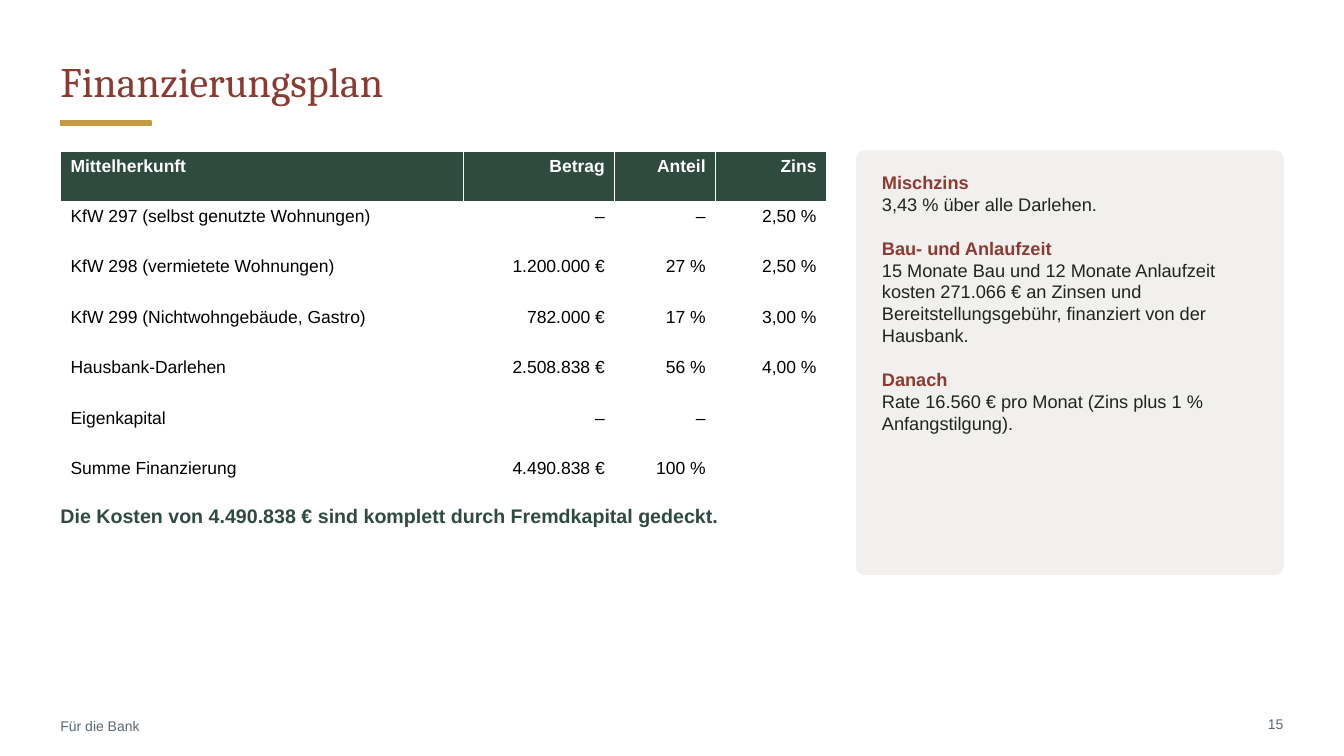
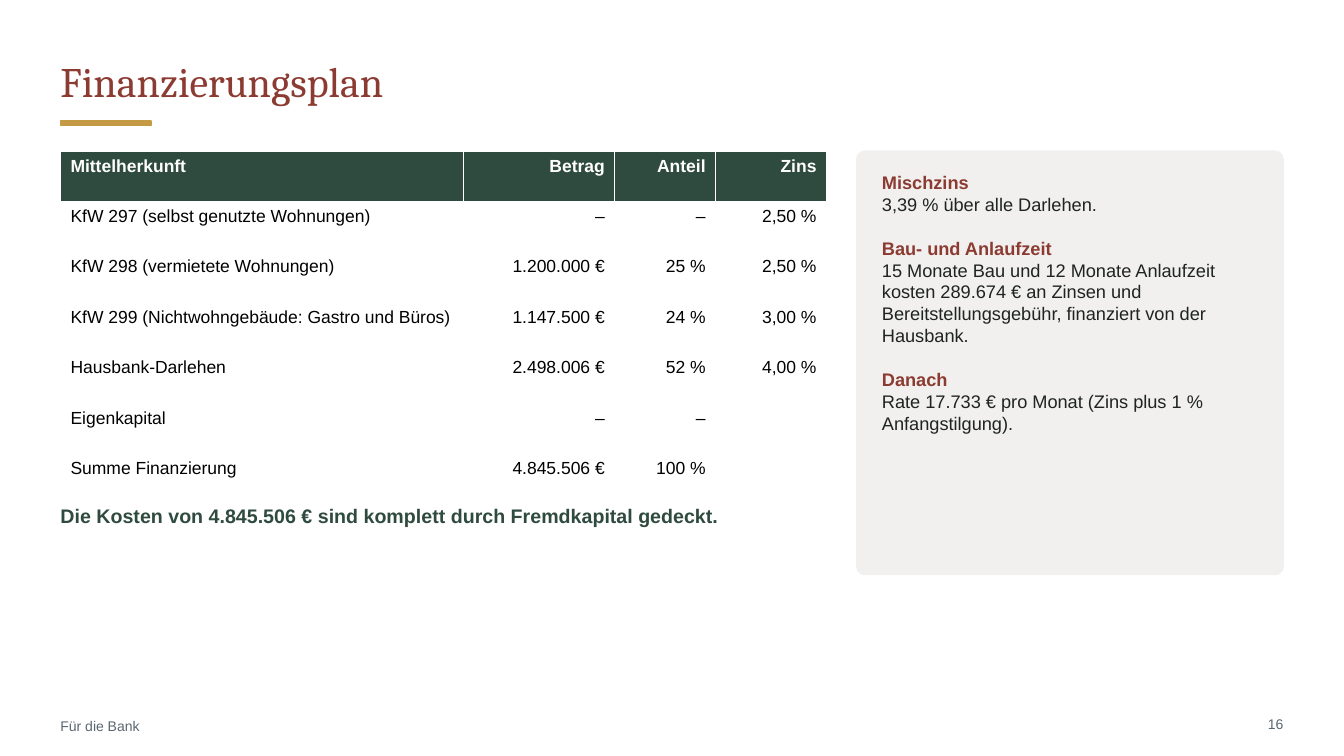
Before and after one commit to CartoonUsername/bau-projekt, a slide deck: slide 16 of praesentation/Neue-Mitte-Werlte_Baufeld3_8-Wohnungen_Grosse-Gastro-EG.pptx (slide 15 before the commit). Drawn at 1344x756 pixels with LibreOffice and Linux fonts; fonts in the diff are those of the drawing. Boxes give left, top, right and bottom in pixels: in the first picture for what was removed or moved away, otherwise in the second. Text is boxed around its words. In the diff, an @@ line names an element or a change of style, - is before the commit and + after.

```diff
--- a/praesentation/Neue-Mitte-Werlte_Baufeld3_8-Wohnungen_Grosse-Gastro-EG.pptx
+++ b/praesentation/Neue-Mitte-Werlte_Baufeld3_8-Wohnungen_Grosse-Gastro-EG.pptx
@@ table at (60,151,827,482) @@
-row 3, column 3: 27 %
+row 3, column 3: 25 %
-row 4: KfW 299 (Nichtwohngebäude, Gastro) | 782.000 € | 17 % | 3,00 %
+row 4: KfW 299 (Nichtwohngebäude: Gastro und Büros) | 1.147.500 € | 24 % | 3,00 %
-row 5, column 2: 2.508.838 €
+row 5, column 2: 2.498.006 €
-row 5, column 3: 56 %
+row 5, column 3: 52 %
-row 7, column 2: 4.490.838 €
+row 7, column 2: 4.845.506 €
@@ text at (882,197,1097,214): text changed @@
-3,43 % über alle Darlehen.
+3,39 % über alle Darlehen.
@@ text at (882,263,1215,342): text changed @@
-15 Monate Bau und 12 Monate Anlaufzeit kosten 271.066 € an Zinsen und Bereitstellungsgebühr, finanziert von der Hausbank.
+15 Monate Bau und 12 Monate Anlaufzeit kosten 289.674 € an Zinsen und Bereitstellungsgebühr, finanziert von der Hausbank.
@@ text at (882,394,1182,434): text changed @@
-Rate 16.560 € pro Monat (Zins plus 1 % Anfangstilgung).
+Rate 17.733 € pro Monat (Zins plus 1 % Anfangstilgung).
@@ text at (60,508,718,527): text changed @@
-Die Kosten von 4.490.838 € sind komplett durch Fremdkapital gedeckt.
+Die Kosten von 4.845.506 € sind komplett durch Fremdkapital gedeckt.
@@ page number at (1268,719,1284,729): text changed @@
-15
+16
```
Also in this commit, not shown: 24 other slides changed, 1 slide added, 20 other files.
